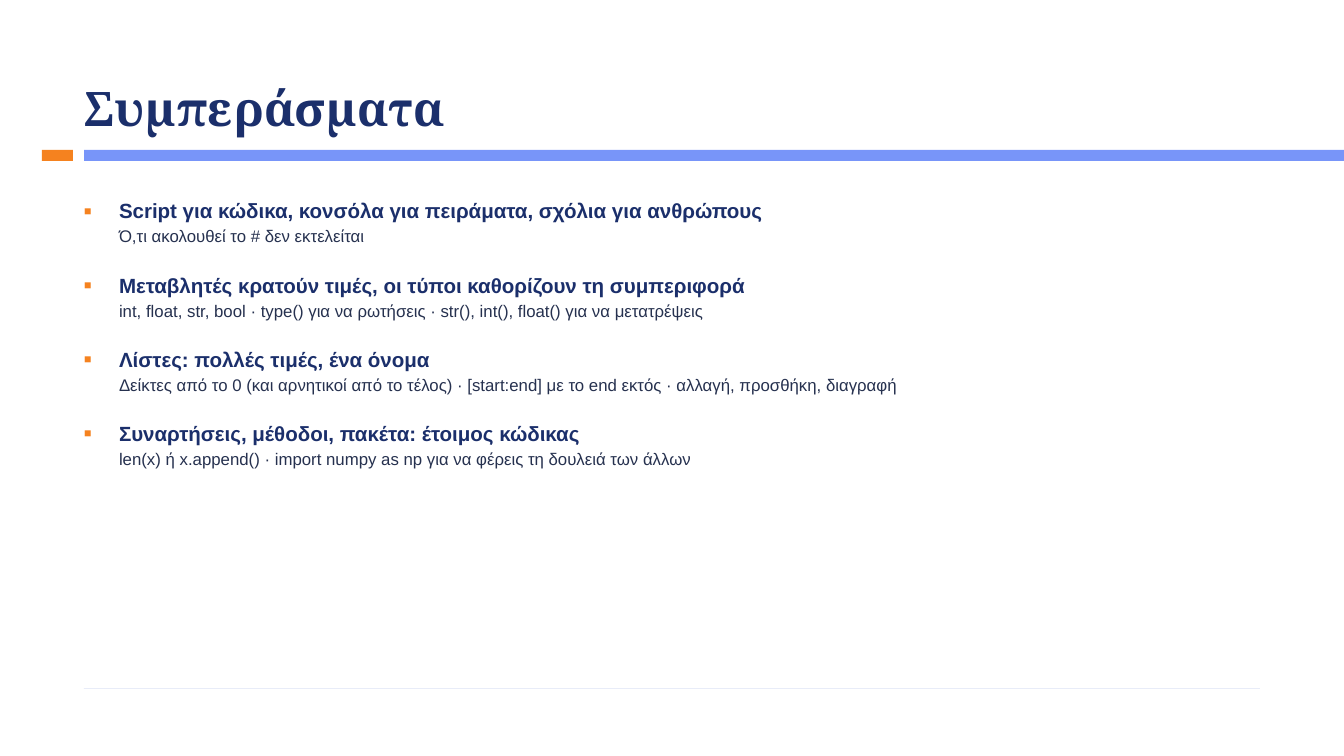
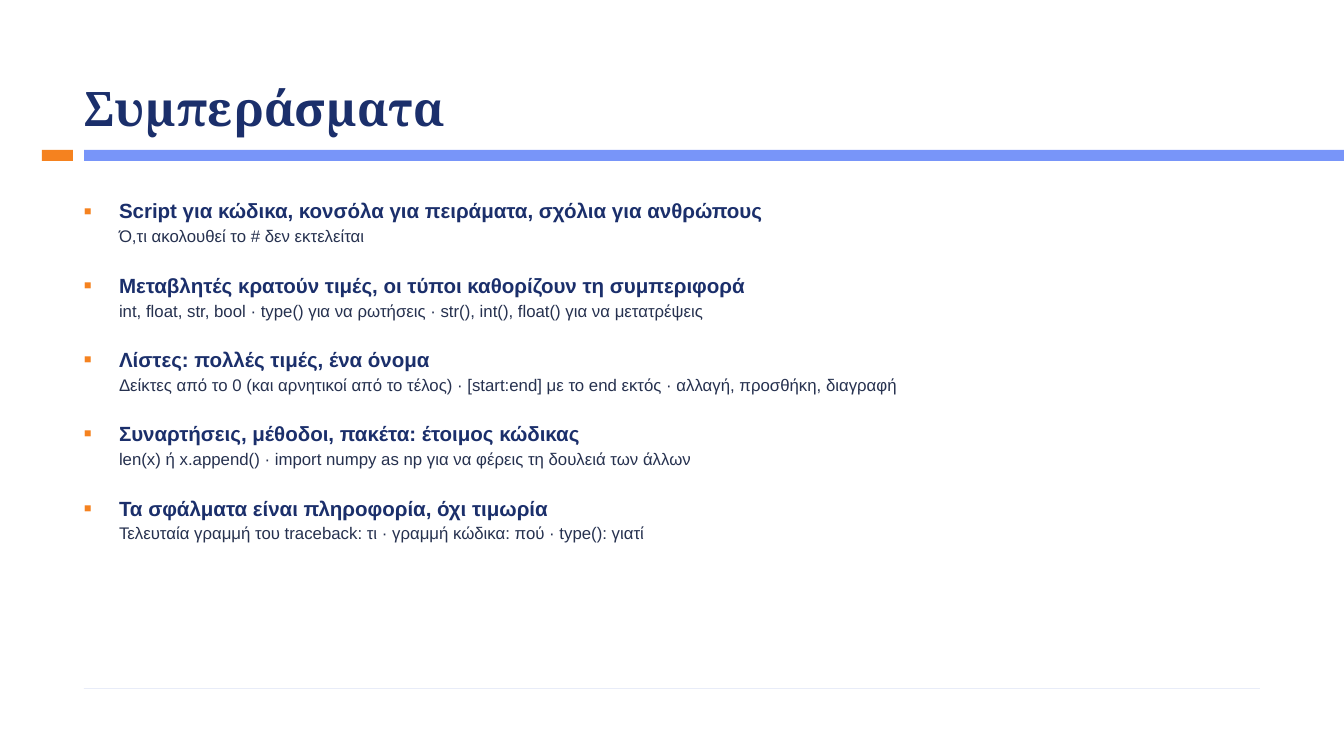
Before and after one commit to kalampokis/kalampokis.github.io, a slide deck: slide 46 of bap/Week3/BAP_Week3_Python_Basics.pptx (slide 39 before the commit). Drawn at 1344x756 pixels with LibreOffice and Linux fonts; fonts in the diff are those of the drawing. Boxes give left, top, right and bottom in pixels: in the first picture for what was removed or moved away, otherwise in the second. Text is boxed around its words. In the diff, an @@ line names an element or a change of style, - is before the commit and + after.

```diff
--- a/bap/Week3/BAP_Week3_Python_Basics.pptx
+++ b/bap/Week3/BAP_Week3_Python_Basics.pptx
@@ text at (119, 500, 644, 543): paragraphs added @@
+■ Τα σφάλματα είναι πληροφορία, όχι τιμωρία
+  Τελευταία γραμμή του traceback: τι · γραμμή κώδικα: πού · type(): γιατί
```
Also in this commit, not shown: 5 other slides changed, 8 slides added, 1 slide removed, 2 other files.
